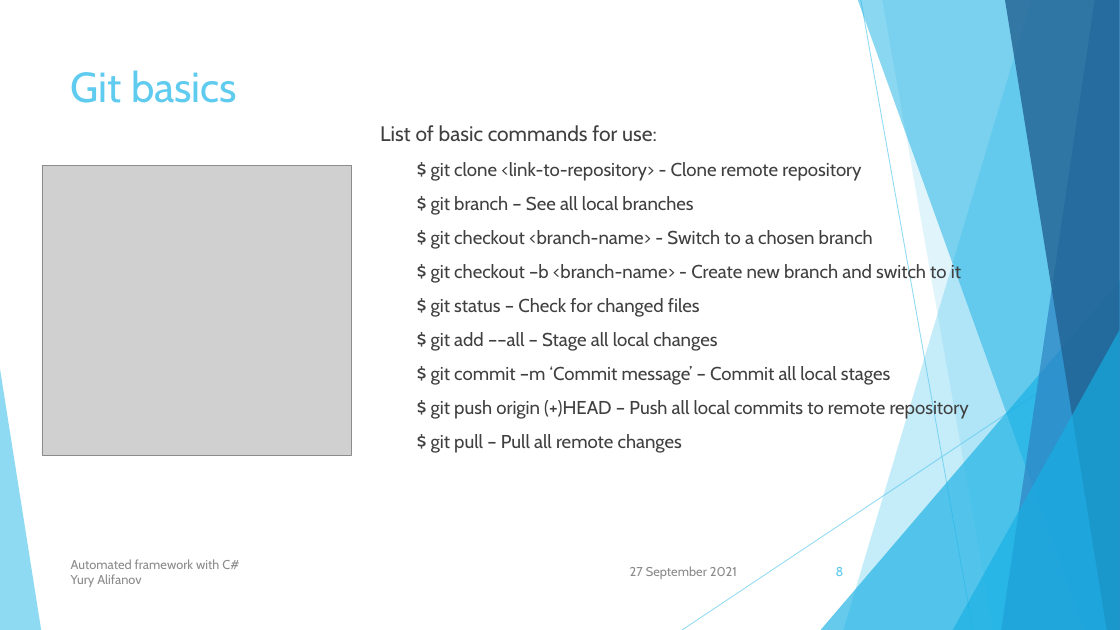
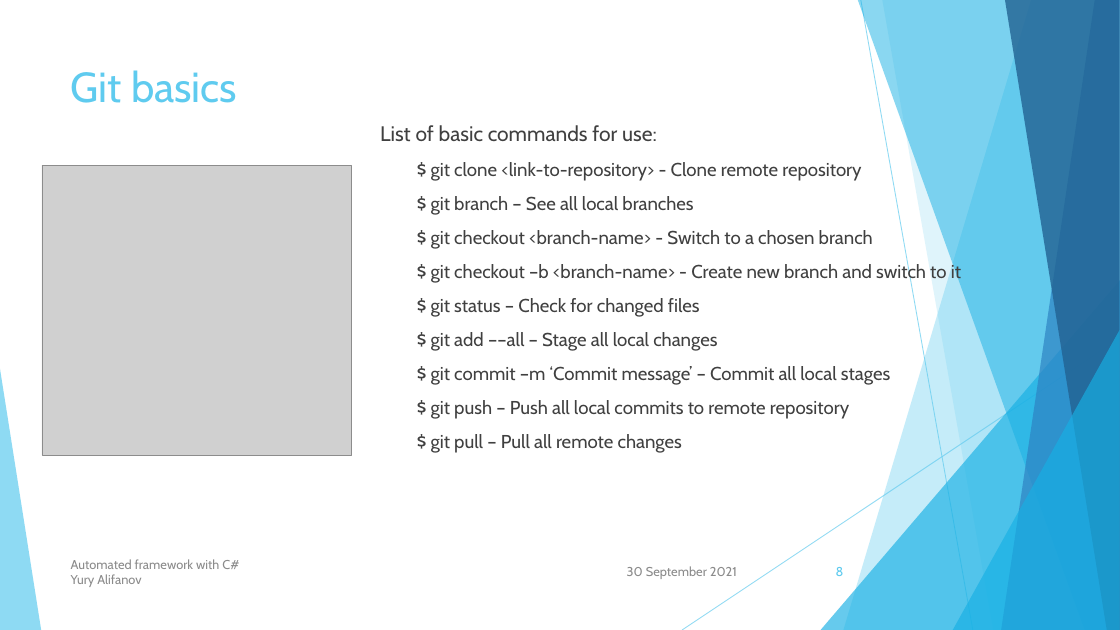
Before and after one commit to user-yalif/ITLeadersCourseAlifanov, a slide deck: slide 8 of Alifanov.ITLeadersCourse/Automated framework with C#.pptx. Drawn at 1120x630 pixels with LibreOffice and Linux fonts; fonts in the diff are those of the drawing; grey boxes stand for pictures. Boxes give left, top, right and bottom in pixels: in the first picture for what was removed or moved away, otherwise in the second. Text is boxed around its words. In the diff, an @@ line names an element or a change of style, - is before the commit and + after.

```diff
--- a/Alifanov.ITLeadersCourse/Automated framework with C#.pptx
+++ b/Alifanov.ITLeadersCourse/Automated framework with C#.pptx
@@ text at box(431, 400, 849, 419): text changed @@
-  $ git push origin (+)HEAD – Push all local commits to remote repository
+  $ git push – Push all local commits to remote repository
@@ text at box(627, 566, 737, 579): text changed @@
-27 September 2021
+30 September 2021
```
Also in this commit, not shown: 7 other slides changed, 4 slides added, 2 other files.
